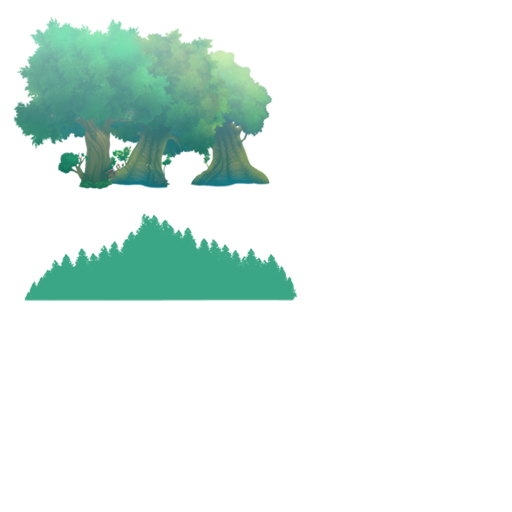
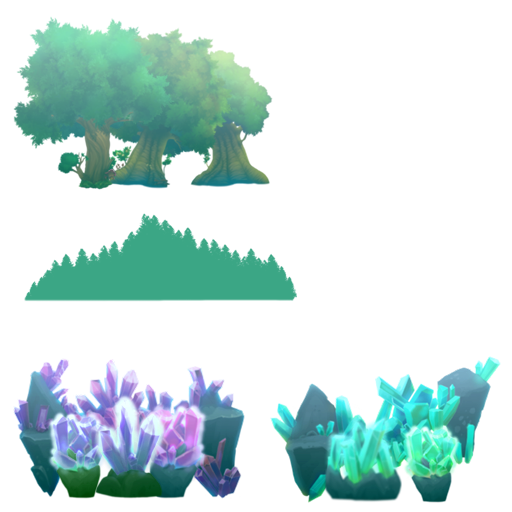
Layer changes from the first 512x512 image to the second:
added layer "Layer 9" above "Layer 1" over [13, 356, 501, 503]
